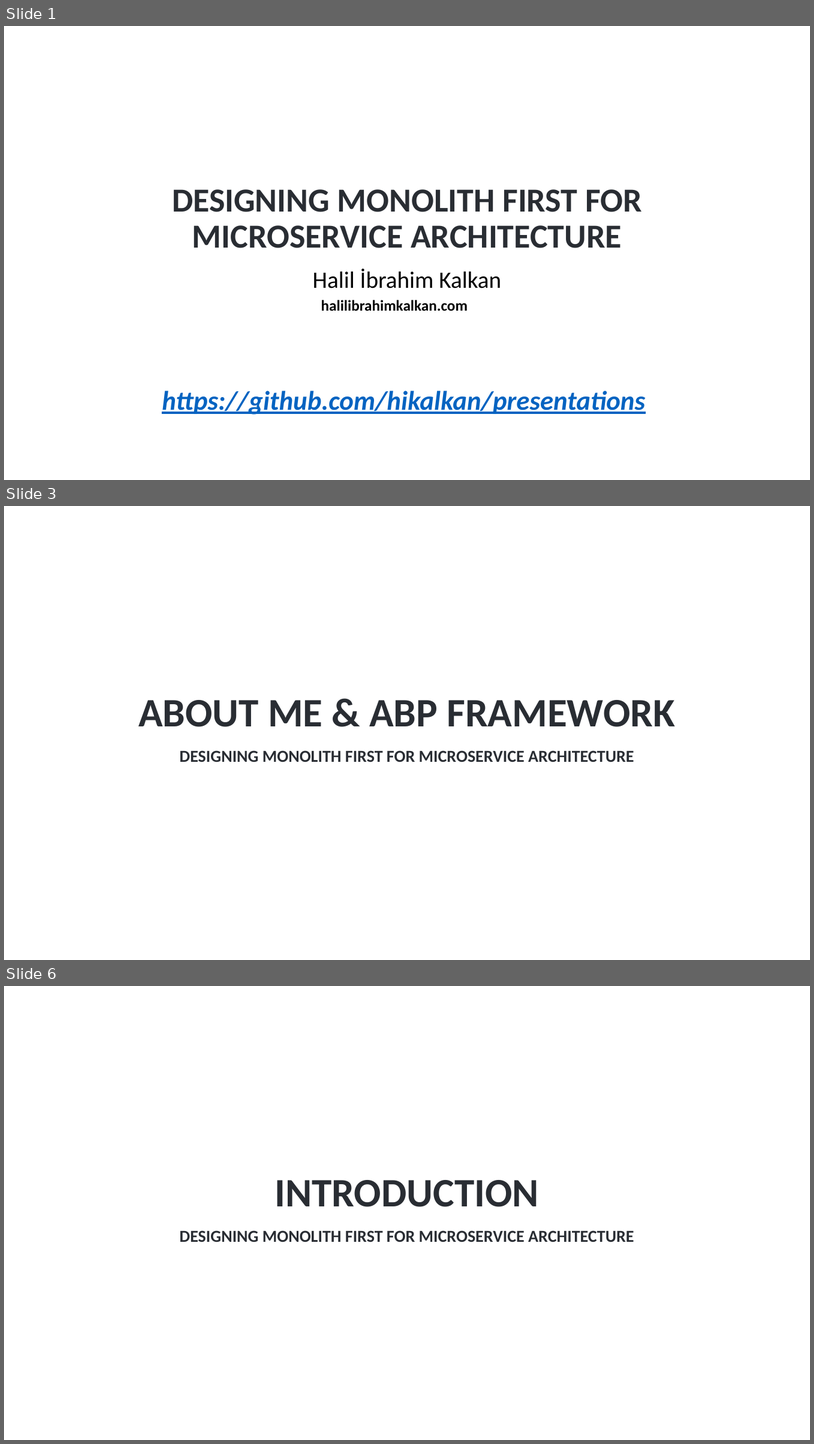
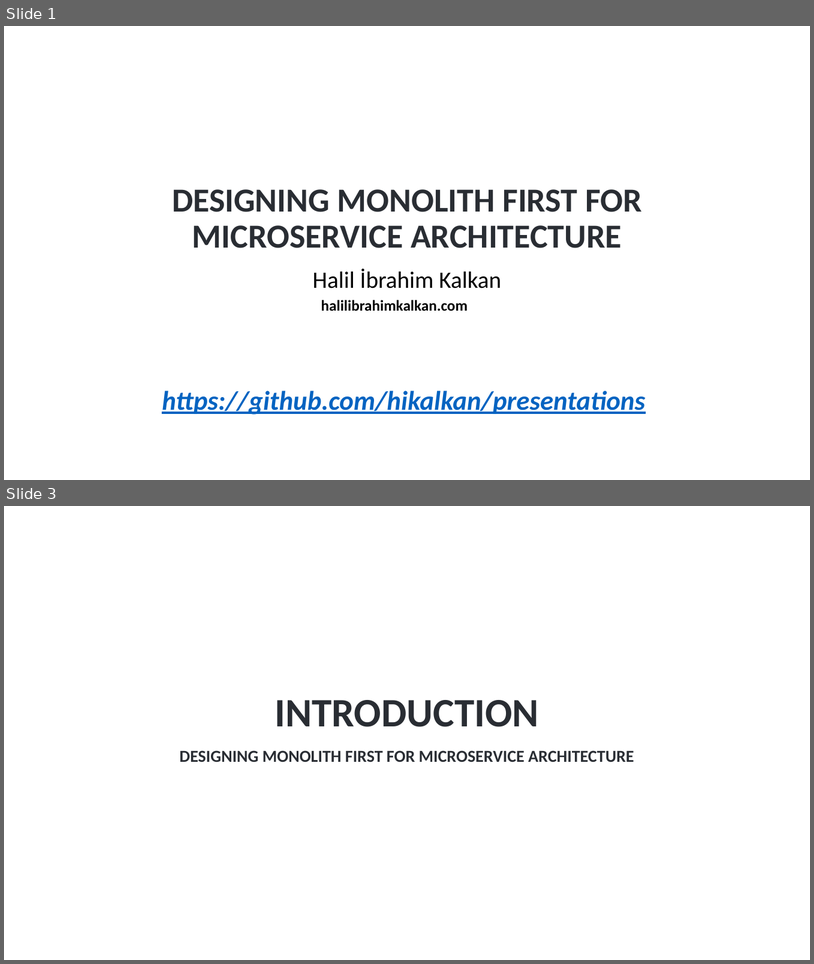
Before and after one commit to hikalkan/presentations, a slide deck: 2024-05-09 Designing Monolith First for Microservice Architecture/Monolith First Presentation.pptx. Shown one above the other, each under a label of ours: slides 1, 3 and 6 before the commit, slides 1 and 3 after it; the slides between them are not shown. The pictures are 814x1444 and 814x964 pixels, drawn with LibreOffice and Linux fonts; fonts in the diff are those of the drawing; background and template pictures are left out. Boxes give left, top, right and bottom in pixels: in the first picture for what was removed or moved away, otherwise in the second. Text is boxed around its words. In the diff, an @@ line names an element or a change of style, - is before the commit and + after.

```diff
--- a/2024-05-09 Designing Monolith First for Microservice Architecture/Monolith First Presentation.pptx
+++ b/2024-05-09 Designing Monolith First for Microservice Architecture/Monolith First Presentation.pptx
@@ slide 3 removed at bbox=[4, 506, 810, 960], background picture (left out) @@
@@ title removed at bbox=[138, 700, 675, 727] @@
-ABOUT ME & ABP FRAMEWORK
@@ subtitle removed at bbox=[180, 750, 634, 762] @@
-DESIGNING MONOLITH FIRST FOR MICROSERVICE ARCHITECTURE
@@ what was slide 6 is now slide 3 @@
```
Also in this commit, not shown: 4 slides changed, 2 other slides removed.
